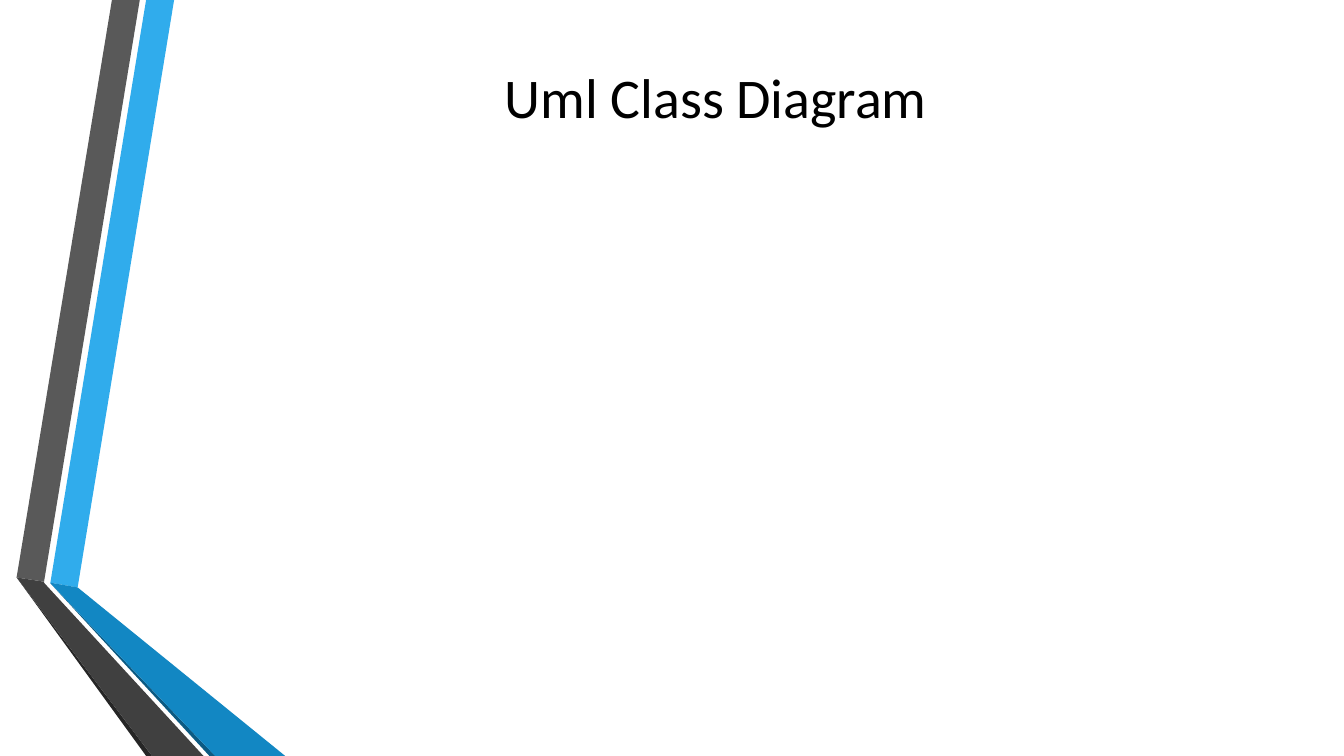
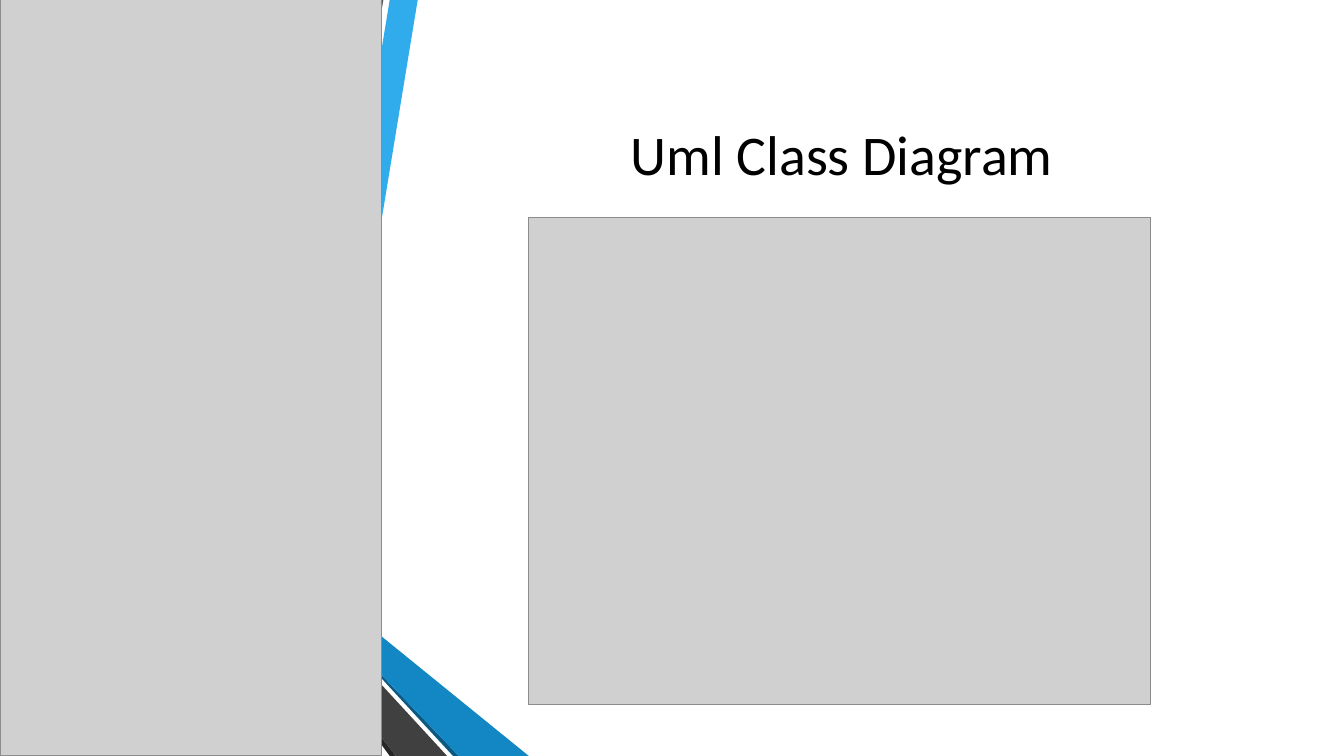
Before and after one commit to jarjc001/ConstellationLogger, a slide deck: slide 7 of Presentation/Jarjat-ConstellationLogger-Presentation.pptx (slide 4 before the commit). Drawn at 1344x756 pixels with LibreOffice and Linux fonts; fonts in the diff are those of the drawing; grey boxes stand for pictures; background and template pictures are left out. Boxes give left, top, right and bottom in pixels: in the first picture for what was removed or moved away, otherwise in the second. Text is boxed around its words. In the diff, an @@ line names an element or a change of style, - is before the commit and + after.

```diff
--- a/Presentation/Jarjat-ConstellationLogger-Presentation.pptx
+++ b/Presentation/Jarjat-ConstellationLogger-Presentation.pptx
@@ rectangle added at (0, 0, 1344, 756), fill #FFFFFF @@
@@ picture added at (0, 0, 381, 756) @@
@@ freeform shape added at (252, 0, 539, 584), fill #FFFFFF @@
@@ title "Uml Class Diagram": place and size @@
-title "Uml Class Diagram" at (505, 79, 927, 128)
+title "Uml Class Diagram" at (631, 136, 1052, 185)
@@ picture added at (529, 218, 1151, 705) @@
@@ freeform shape added at (254, 580, 531, 756), fill #FFFFFF @@
@@ group added at (260, 0, 529, 756): 6 freeform shapes @@
```
Also in this commit, not shown: 5 other slides changed, 10 slides added, 5 slides removed, 2 other files.
